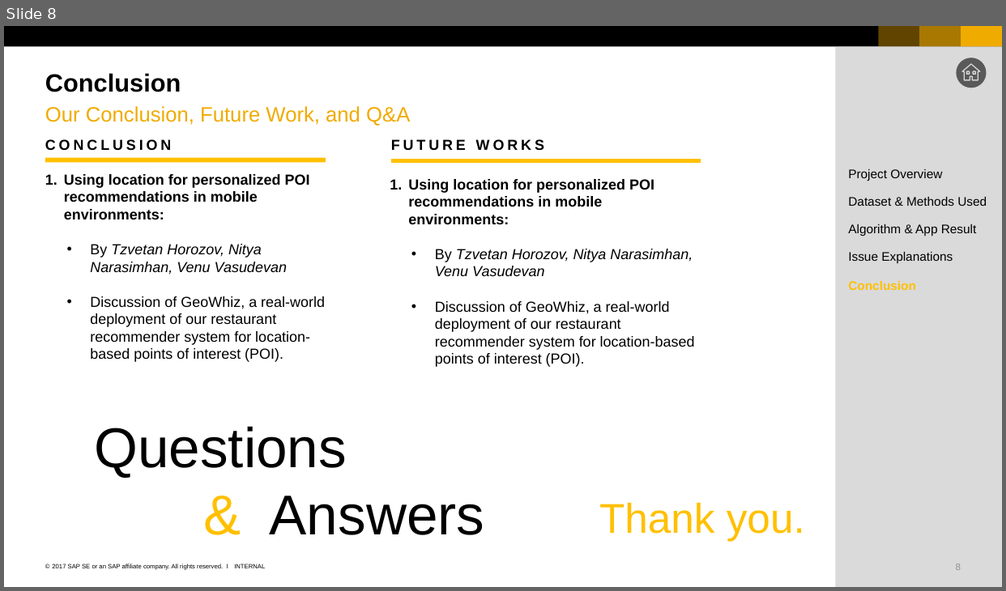
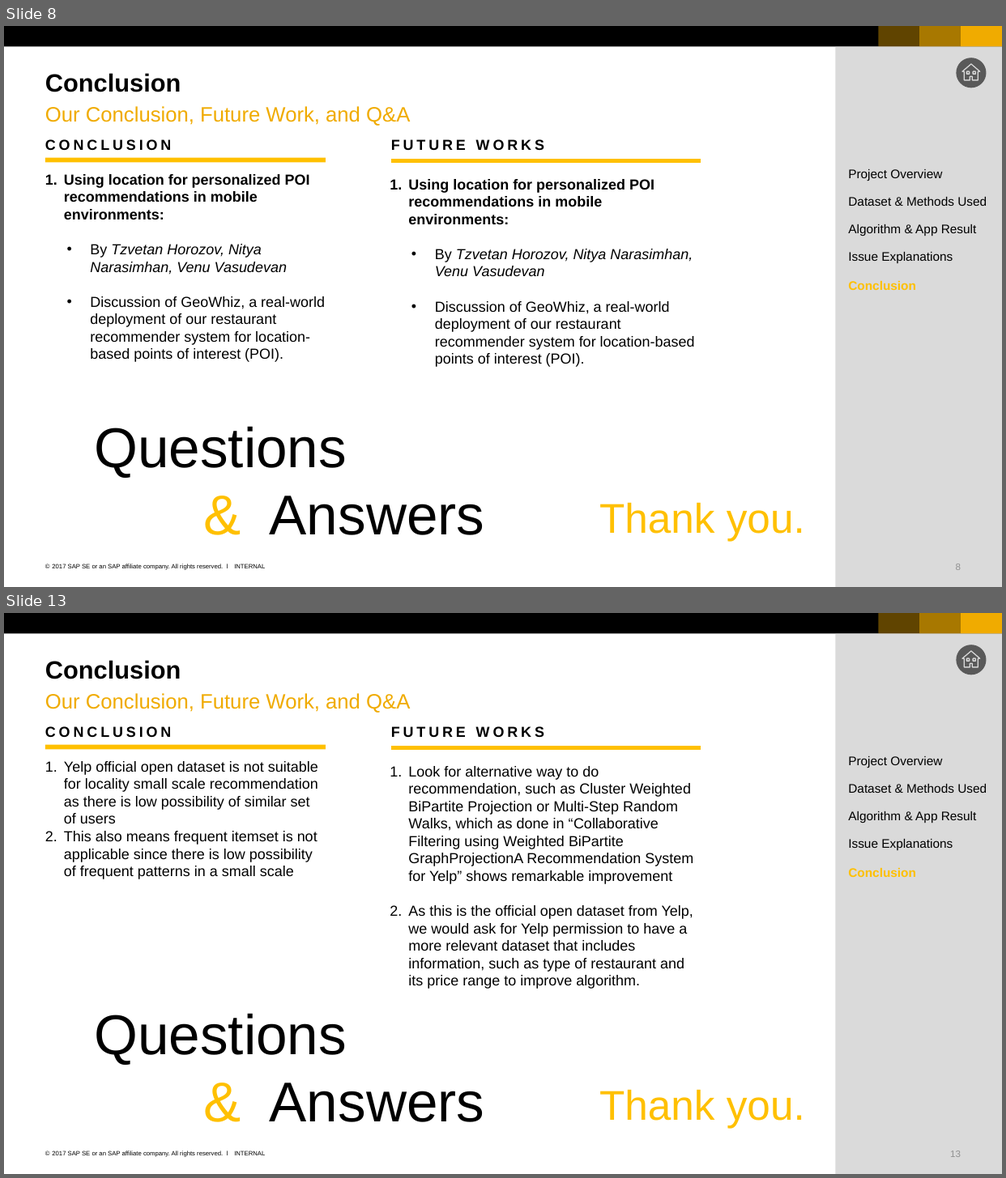
Before and after one commit to nguyenthanhtung2605/yelp-data-analysis, a slide deck: project_yelp_recommendation/15_Apr10_HuyNguyen_TungNguyen_Yelp_Restaurant_Recommendation_tungedit.pptx. Shown one above the other, each under a label of ours: slide 8 before the commit, slides 8 and 13 after it; the slides between them are not shown. The pictures are 1006x591 and 1006x1178 pixels, drawn with LibreOffice and Linux fonts; fonts in the diff are those of the drawing. Boxes give left, top, right and bottom in pixels: in the first picture for what was removed or moved away, otherwise in the second. Text is boxed around its words. In the diff, an @@ line names an element or a change of style, - is before the commit and + after.

```diff
--- a/project_yelp_recommendation/15_Apr10_HuyNguyen_TungNguyen_Yelp_Restaurant_Recommendation_tungedit.pptx
+++ b/project_yelp_recommendation/15_Apr10_HuyNguyen_TungNguyen_Yelp_Restaurant_Recommendation_tungedit.pptx
@@ slide 13 added at (4,613,1002,1174), background #FFFFFF; not listed: 9 template elements that a slide beside it also shows @@
@@ title added at (45,660,181,679), 24 pt, text #000000, bold @@
+Conclusion
@@ text added at (45,693,410,713), 20 pt, text #F0AB00 @@
+Our Conclusion, Future Work, and Q&A
@@ text added at (45,726,172,737), 14 pt, text #000000, bold @@
+CONCLUSION
@@ text added at (391,726,544,737), 14 pt, text #000000, bold @@
+FUTURE WORKS
@@ line added from (45, 747) to (326, 747), #FFC000 4.5 pt @@
@@ line added from (390, 747) to (701, 747), #FFC000 4.5 pt @@
@@ text added at (848,756,942,768), 12 pt, text #000000 @@
+Project Overview
@@ text added at (64,761,318,879), 14 pt, text #000000 @@
+1. Yelp official open dataset is not suitable for locality small scale recommendation as there is low possibility of similar set of users
+2. This also means frequent itemset is not applicable since there is low possibility of frequent patterns in a small scale
@@ text added at (408,766,693,989), 14 pt, text #000000 @@
+1. Look for alternative way to do recommendation, such as Cluster Weighted BiPartite Projection or Multi-Step Random Walks, which as done in “Collaborative Filtering using Weighted BiPartite GraphProjectionA Recommendation System for Yelp” shows remarkable improvement
+2. As this is the official open dataset from Yelp, we would ask for Yelp permission to have a more relevant dataset that includes information, such as type of restaurant and its price range to improve algorithm.
@@ text added at (848,784,987,793), 12 pt, text #000000 @@
+Dataset & Methods Used
@@ text added at (848,811,977,823), 12 pt, text #000000 @@
+Algorithm & App Result
@@ text added at (848,839,953,850), 12 pt, text #000000 @@
+Issue Explanations
@@ text added at (848,868,916,877), 12 pt, text #FFC000, bold @@
+Conclusion
@@ text added at (94,1013,485,1122), 54 pt, text #000000 @@
+Questions
+& Answers
@@ text added at (599,1089,805,1128), 40 pt, text #FFC000 @@
+Thank you.
```
Also in this commit, not shown: 4 other slides added, 13 other files.
